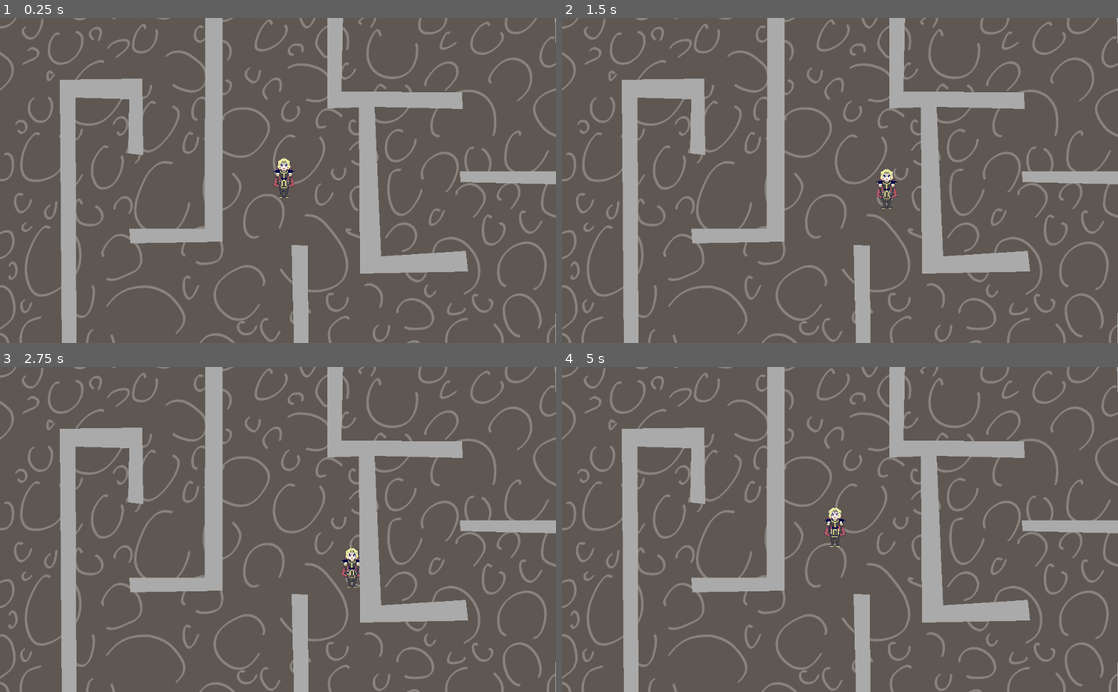
Above: before the commit, frames 1-4 (two rows, left to right).
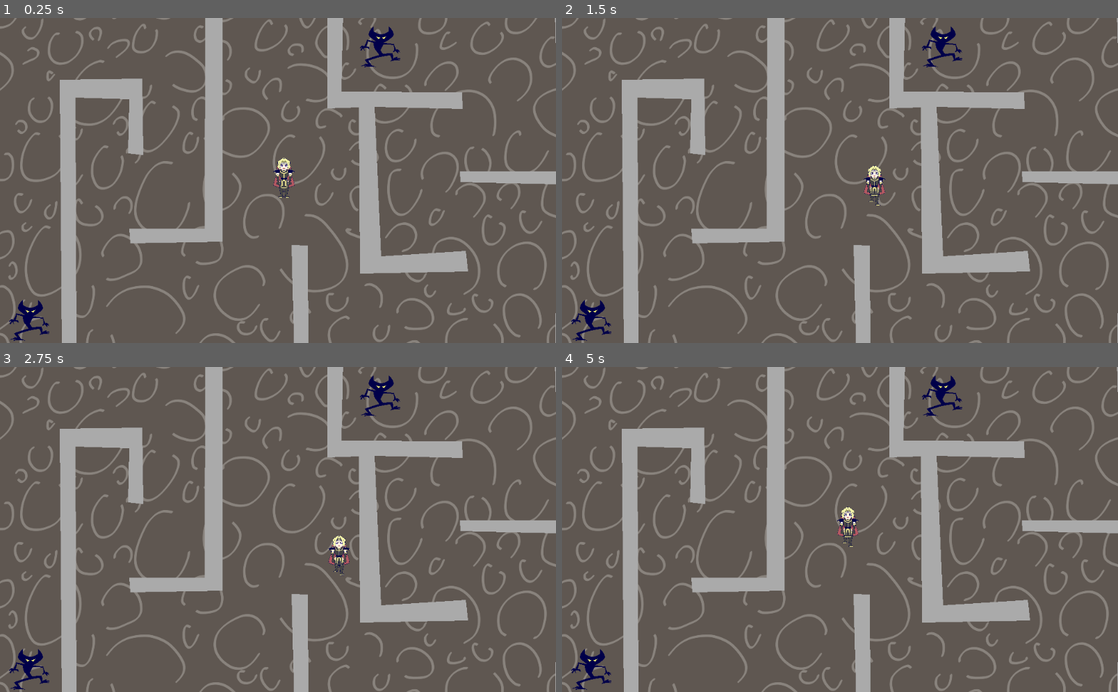
Above: after the commit, the same moments.

Repository: lumsell/highness
Game: Godot game, scene res://overworld.tscn
Two runs of this game, one before a commit and one after it. Both use one fixed random seed, a clock stepped at 60 frames per second and the inputs below.
Inputs:
- Up to frame 1 (0.25 s): no input
- Up to frame 2 (1.5 s): tap Enter at 0.5 s; hold Right (ui_right) 0.53-1.28 s; hold Down (ui_down) from 1.28 s (still down)
- Up to frame 3 (2.75 s): release Down (ui_down) at 2.03 s; hold Right (ui_right) from 2.03 s (still down)
- Up to frame 4 (5 s): release Right (ui_right) at 2.78 s; hold Up (ui_up) 2.78-3.53 s; hold Left (ui_left) from 3.53 s (still down)

The runs differ from the first frame. In frame 1, 0.6% of the frame differs, in the area x 1-72%, y 2-100%; in frame 2, 1.1%; in frame 3, 1.1%; in frame 4, 1.1%.

Commit message:
Made it prettier
Tyrannia now animates while walking
Added music

Diff:
--- /dev/null
+++ b/Gameplay Prototype/default_bus_layout.tres
@@ -0,0 +1,3 @@
+[gd_resource type="AudioBusLayout" format=2]
+
+[resource]
--- /dev/null
+++ b/Gameplay Prototype/grumpkin.gd
@@ -0,0 +1,10 @@
+extends Node2D
+
+# Called when the node enters the scene tree for the first time.
+func _ready():
+	pass
+
+
+# Called every frame. 'delta' is the elapsed time since the previous frame.
+#func _process(delta):
+#	pass
--- /dev/null
+++ b/Gameplay Prototype/grumpkin.tscn
@@ -0,0 +1,49 @@
+[gd_scene load_steps=6 format=2]
+
+[ext_resource path="res://art/grumpkin_test1.png" type="Texture" id=1]
+[ext_resource path="res://art/grumpkin_test2.png" type="Texture" id=2]
+[ext_resource path="res://grumpkin.gd" type="Script" id=3]
+
+[sub_resource type="Animation" id=1]
+length = 0.001
+tracks/0/type = "value"
+tracks/0/path = NodePath("Sprite:texture")
+tracks/0/interp = 1
+tracks/0/loop_wrap = true
+tracks/0/imported = false
+tracks/0/enabled = true
+tracks/0/keys = {
+"times": PoolRealArray( 0 ),
+"transitions": PoolRealArray( 1 ),
+"update": 0,
+"values": [ ExtResource( 1 ) ]
+}
+
+[sub_resource type="Animation" id=2]
+resource_name = "walk"
+length = 0.4
+loop = true
+tracks/0/type = "value"
+tracks/0/path = NodePath("Sprite:texture")
+tracks/0/interp = 1
+tracks/0/loop_wrap = true
+tracks/0/imported = false
+tracks/0/enabled = true
+tracks/0/keys = {
+"times": PoolRealArray( 0, 0.2 ),
+"transitions": PoolRealArray( 1, 1 ),
+"update": 1,
+"values": [ ExtResource( 1 ), ExtResource( 2 ) ]
+}
+
+[node name="grumpkin" type="Node2D"]
+script = ExtResource( 3 )
+
+[node name="Sprite" type="Sprite" parent="."]
+position = Vector2( 725, 53 )
+scale = Vector2( 0.05, 0.05 )
+texture = ExtResource( 1 )
+
+[node name="AnimationPlayer" type="AnimationPlayer" parent="."]
+anims/RESET = SubResource( 1 )
+anims/walk = SubResource( 2 )
--- a/Gameplay Prototype/overworld.tscn
+++ b/Gameplay Prototype/overworld.tscn
@@ -1,7 +1,9 @@
-[gd_scene load_steps=3 format=2]
+[gd_scene load_steps=5 format=2]
 
 [ext_resource path="res://tyrannia.tscn" type="PackedScene" id=1]
 [ext_resource path="res://art/prototype_background1.png" type="Texture" id=2]
+[ext_resource path="res://music/Dungeon_Time_Looped.mp3" type="AudioStream" id=3]
+[ext_resource path="res://grumpkin.tscn" type="PackedScene" id=4]
 
 [node name="overworld" type="Node2D"]
 
@@ -23,3 +25,14 @@
 
 [node name="CollisionPolygon2D" type="CollisionPolygon2D" parent="walls"]
 polygon = PoolVector2Array( -102, -112, 1128, -117, 1128, 693, -104, 689, -102, 622, 110, 621, 111, 119, 258, 112, 265, …(367 unchanged characters)…
+
+[node name="AudioStreamPlayer2D" type="AudioStreamPlayer2D" parent="."]
+stream = ExtResource( 3 )
+volume_db = -11.362
+autoplay = true
+
+[node name="grumpkin" parent="." instance=ExtResource( 4 )]
+position = Vector2( -23, 0 )
+
+[node name="grumpkin2" parent="." instance=ExtResource( 4 )]
+position = Vector2( -669, 505 )
--- a/Gameplay Prototype/tyrannia.gd
+++ b/Gameplay Prototype/tyrannia.gd
@@ -1,13 +1,16 @@
 extends Node2D
 
-var speed = 100
+var speed = 70
 var moveLeft = false
 var moveRight = false
 var moveUp = false
 var moveDown = false
+var animationTree = null
+var animationState = null
 
 func _ready():
-	pass # Replace with function body.
+	animationTree = $AnimationTree
+	animationState = animationTree.get("parameters/playback")
 
 func _input(event):
 	if event.is_action_pressed("ui_left"):
@@ -39,3 +42,7 @@
 		movement += Vector2.DOWN
 	movement *= (speed)
 	var collision = $KinematicBody2D.move_and_slide(movement)
+	if moveLeft == true || moveRight == true || moveUp == true || moveDown == true:
+		animationState.travel("walk")
+	else:
+		animationState.travel("idle")
--- a/Gameplay Prototype/tyrannia.tscn
+++ b/Gameplay Prototype/tyrannia.tscn
@@ -1,10 +1,120 @@
-[gd_scene load_steps=4 format=2]
+[gd_scene load_steps=23 format=2]
 
 [ext_resource path="res://art/tyrannia_test1.png" type="Texture" id=1]
 [ext_resource path="res://tyrannia.gd" type="Script" id=2]
+[ext_resource path="res://art/tyrannia_test2.png" type="Texture" id=3]
+[ext_resource path="res://art/tyrannia_test3.png" type="Texture" id=4]
 
 [sub_resource type="RectangleShape2D" id=1]
-extents = Vector2( 14, 30.5 )
+extents = Vector2( 14, 34 )
+
+[sub_resource type="Animation" id=2]
+length = 0.001
+tracks/0/type = "value"
+tracks/0/path = NodePath("KinematicBody2D/Sprite:texture")
+tracks/0/interp = 1
+tracks/0/loop_wrap = true
+tracks/0/imported = false
+tracks/0/enabled = true
+tracks/0/keys = {
+"times": PoolRealArray( 0 ),
+"transitions": PoolRealArray( 1 ),
+"update": 0,
+"values": [ ExtResource( 1 ) ]
+}
+
+[sub_resource type="Animation" id=3]
+resource_name = "idle"
+length = 0.1
+tracks/0/type = "value"
+tracks/0/path = NodePath("KinematicBody2D/Sprite:texture")
+tracks/0/interp = 1
+tracks/0/loop_wrap = true
+tracks/0/imported = false
+tracks/0/enabled = true
+tracks/0/keys = {
+"times": PoolRealArray( 0 ),
+"transitions": PoolRealArray( 1 ),
+"update": 1,
+"values": [ ExtResource( 1 ) ]
+}
+
+[sub_resource type="Animation" id=4]
+resource_name = "walk"
+length = 0.4
+loop = true
+tracks/0/type = "value"
+tracks/0/path = NodePath("KinematicBody2D/Sprite:texture")
+tracks/0/interp = 1
+tracks/0/loop_wrap = true
+tracks/0/imported = false
+tracks/0/enabled = true
+tracks/0/keys = {
+"times": PoolRealArray( 0, 0.2 ),
+"transitions": PoolRealArray( 1, 1 ),
+"update": 1,
+"values": [ ExtResource( 3 ), ExtResource( 4 ) ]
+}
+
+[sub_resource type="AnimationNodeAnimation" id=5]
+animation = "idle"
+
+[sub_resource type="AnimationNodeAnimation" id=6]
+animation = "idle"
+
+[sub_resource type="AnimationNodeAnimation" id=7]
+animation = "idle"
+
+[sub_resource type="AnimationNodeAnimation" id=8]
+animation = "idle"
+
+[sub_resource type="AnimationNodeBlendSpace2D" id=9]
+blend_point_0/node = SubResource( 5 )
+blend_point_0/pos = Vector2( 0, 1 )
+blend_point_1/node = SubResource( 6 )
+blend_point_1/pos = Vector2( 1, 0 )
+blend_point_2/node = SubResource( 7 )
+blend_point_2/pos = Vector2( 0, -1 )
+blend_point_3/node = SubResource( 8 )
+blend_point_3/pos = Vector2( -1, 0 )
+blend_mode = 1
+
+[sub_resource type="AnimationNodeAnimation" id=10]
+animation = "walk"
+
+[sub_resource type="AnimationNodeAnimation" id=11]
+animation = "walk"
+
+[sub_resource type="AnimationNodeAnimation" id=12]
+animation = "walk"
+
+[sub_resource type="AnimationNodeAnimation" id=13]
+animation = "walk"
+
+[sub_resource type="AnimationNodeBlendSpace2D" id=14]
+blend_point_0/node = SubResource( 10 )
+blend_point_0/pos = Vector2( 0, 1 )
+blend_point_1/node = SubResource( 11 )
+blend_point_1/pos = Vector2( 1, 0 )
+blend_point_2/node = SubResource( 12 )
+blend_point_2/pos = Vector2( 0, -1 )
+blend_point_3/node = SubResource( 13 )
+blend_point_3/pos = Vector2( -1, 0 )
+blend_mode = 1
+
+[sub_resource type="AnimationNodeStateMachineTransition" id=15]
+
+[sub_resource type="AnimationNodeStateMachineTransition" id=16]
+
+[sub_resource type="AnimationNodeStateMachine" id=17]
+states/idle/node = SubResource( 9 )
+states/idle/position = Vector2( 219, 66 )
+states/walk/node = SubResource( 14 )
+states/walk/position = Vector2( 429, 66 )
+transitions = [ "idle", "walk", SubResource( 15 ), "walk", "idle", SubResource( 16 ) ]
+start_node = "idle"
+
+[sub_resource type="AnimationNodeStateMachinePlayback" id=18]
 
 [node name="tyrannia" type="Node2D"]
 script = ExtResource( 2 )
@@ -12,10 +122,23 @@
 [node name="KinematicBody2D" type="KinematicBody2D" parent="."]
 
 [node name="CollisionShape2D" type="CollisionShape2D" parent="KinematicBody2D"]
-position = Vector2( 0, 7.5 )
+position = Vector2( 0, 4 )
 shape = SubResource( 1 )
 
 [node name="Sprite" type="Sprite" parent="KinematicBody2D"]
 position = Vector2( 1.81899e-12, 0 )
 scale = Vector2( 0.05, 0.05 )
 texture = ExtResource( 1 )
+
+[node name="AnimationPlayer" type="AnimationPlayer" parent="."]
+anims/RESET = SubResource( 2 )
+anims/idle = SubResource( 3 )
+anims/walk = SubResource( 4 )
+
+[node name="AnimationTree" type="AnimationTree" parent="."]
+tree_root = SubResource( 17 )
+anim_player = NodePath("../AnimationPlayer")
+active = true
+parameters/playback = SubResource( 18 )
+parameters/idle/blend_position = Vector2( -0.00158477, -0.0103092 )
+parameters/walk/blend_position = Vector2( 0, 0 )
Not shown, added: Gameplay Prototype/music/Dungeon_Time_Looped.mp3.import
Not shown, added: Gameplay Prototype/music/Dungeon_Time_Looped.mp3
